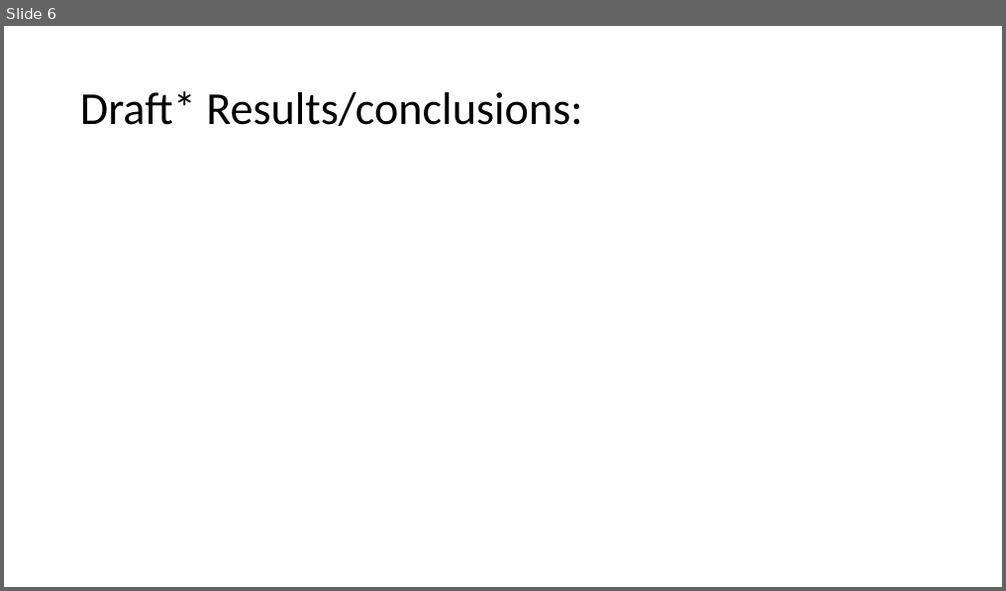
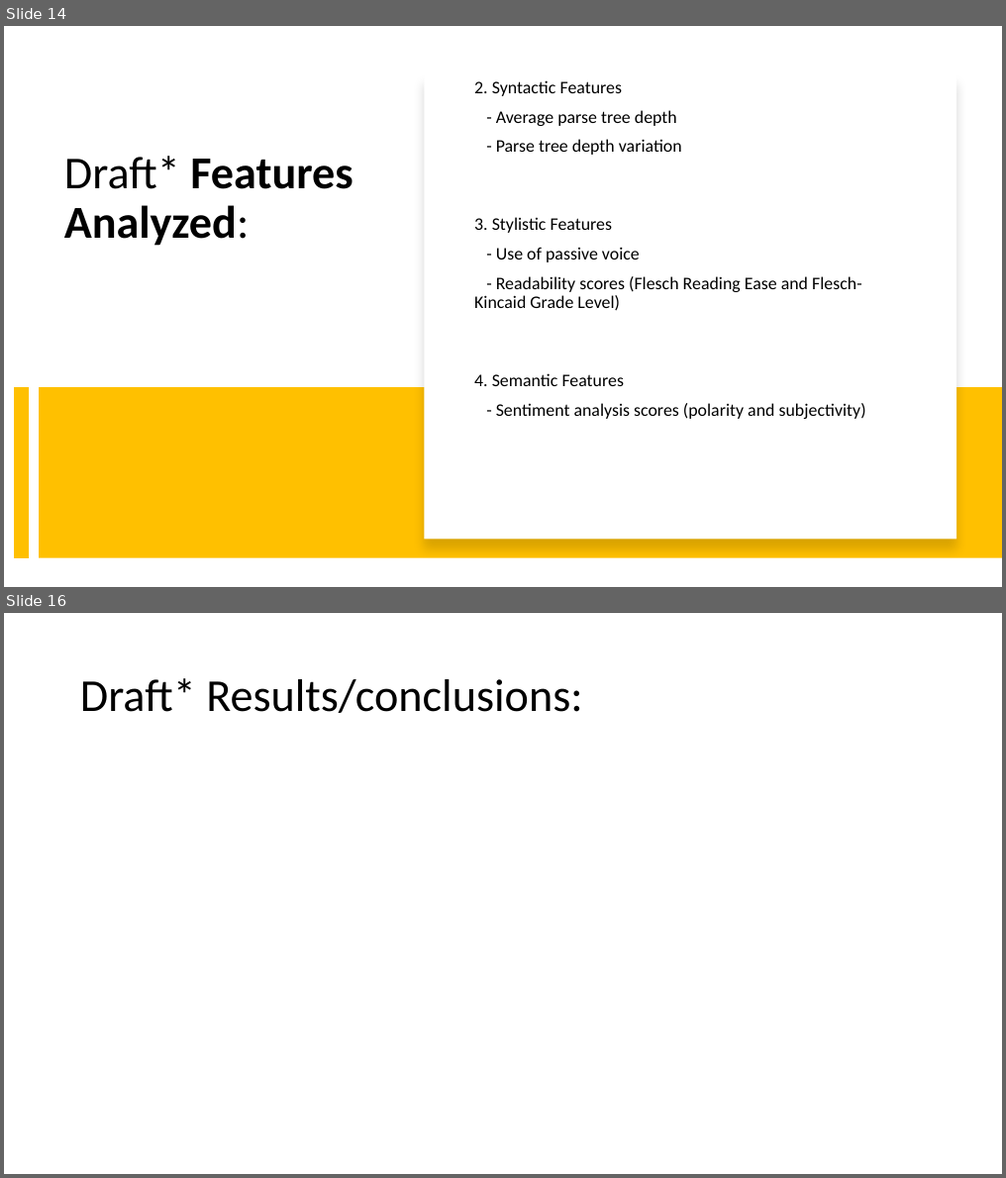
Before and after one commit to christiebarron/aiTextDetector, a slide deck: projectPlanning/project1Presentation.pptx. Shown one above the other, each under a label of ours: slide 6 before the commit, slides 14 and 16 after it; the slides between them are not shown. The pictures are 1006x591 and 1006x1178 pixels, drawn with LibreOffice and Linux fonts; fonts in the diff are those of the drawing. Boxes give left, top, right and bottom in pixels: in the first picture for what was removed or moved away, otherwise in the second. Text is boxed around its words. In the diff, an @@ line names an element or a change of style, - is before the commit and + after.

```diff
--- a/projectPlanning/project1Presentation.pptx
+++ b/projectPlanning/project1Presentation.pptx
@@ slide 14 added at (x1=4, y1=26, x2=1002, y2=587), background #FFFFFF @@
@@ rectangle added at (x1=424, y1=74, x2=956, y2=539), fill #FFFFFF @@
@@ text added at (x1=474, y1=80, x2=866, y2=419), 17 pt, text #000000 @@
+2. Syntactic Features
+- Average parse tree depth
+- Parse tree depth variation
+3. Stylistic Features
+- Use of passive voice
+- Readability scores (Flesch Reading Ease and Flesch-Kincaid Grade Level)
+4. Semantic Features
+- Sentiment analysis scores (polarity and subjectivity)
@@ title added at (x1=64, y1=156, x2=352, y2=246), 44 pt, text #000000, bold @@
+Draft* Features Analyzed:
@@ line added from (21, 387) to (21, 559), #FFC000 14 pt @@
@@ rectangle added at (x1=39, y1=387, x2=1002, y2=559), fill #FFC000 @@
@@ what was slide 6 is now slide 16 @@
```
Also in this commit, not shown: 4 slides changed, 10 other slides added, 1 slide removed, 13 other files.
